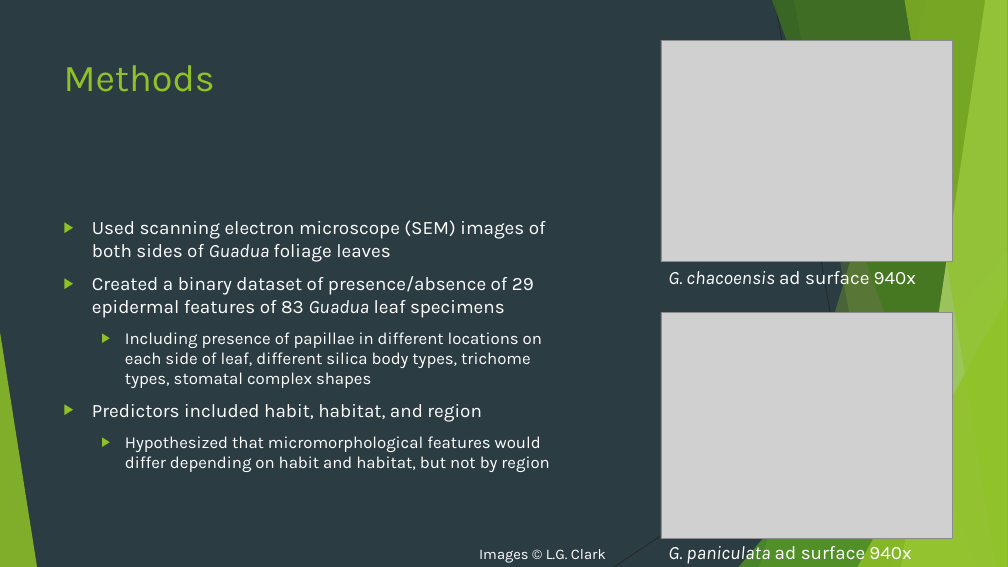
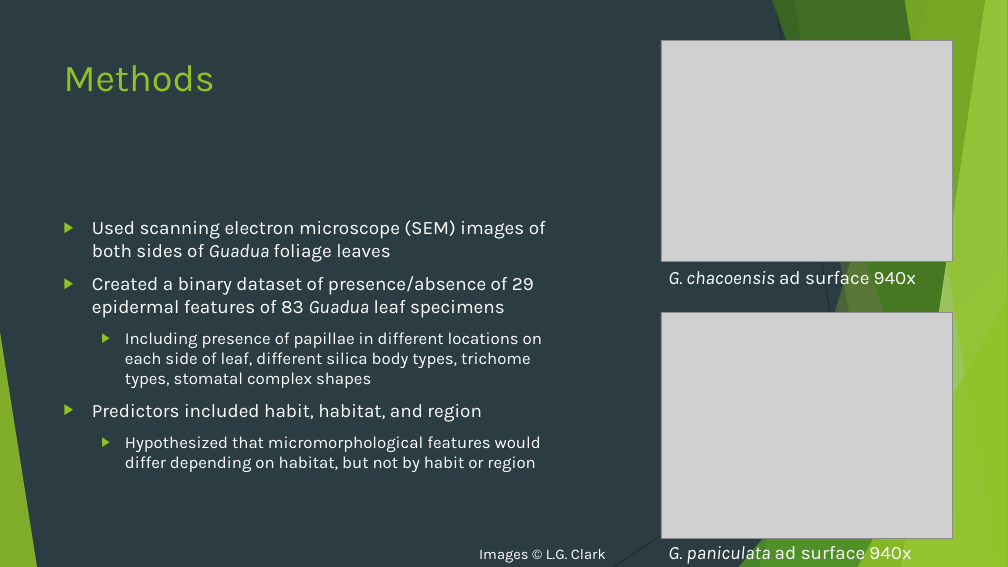
Before and after one commit to EEOB590A-Data-Science-in-R-Fall2021/McMurchieProject, a slide deck: slide 4 of documents/Final_presentation.pptx. Drawn at 1008x567 pixels with LibreOffice and Linux fonts; fonts in the diff are those of the drawing; grey boxes stand for pictures. Boxes give left, top, right and bottom in pixels: in the first picture for what was removed or moved away, otherwise in the second. Text is boxed around its words. In the diff, an @@ line names an element or a change of style, - is before the commit and + after.

Commit message:
Fixed hypotheses

```diff
--- a/documents/Final_presentation.pptx
+++ b/documents/Final_presentation.pptx
@@ text at [125,436,541,472]: text changed @@
-  ▶ Hypothesized that micromorphological features would differ depending on habit and habitat, but not by region
+  ▶ Hypothesized that micromorphological features would differ depending on habitat, but not by habit or region
```
